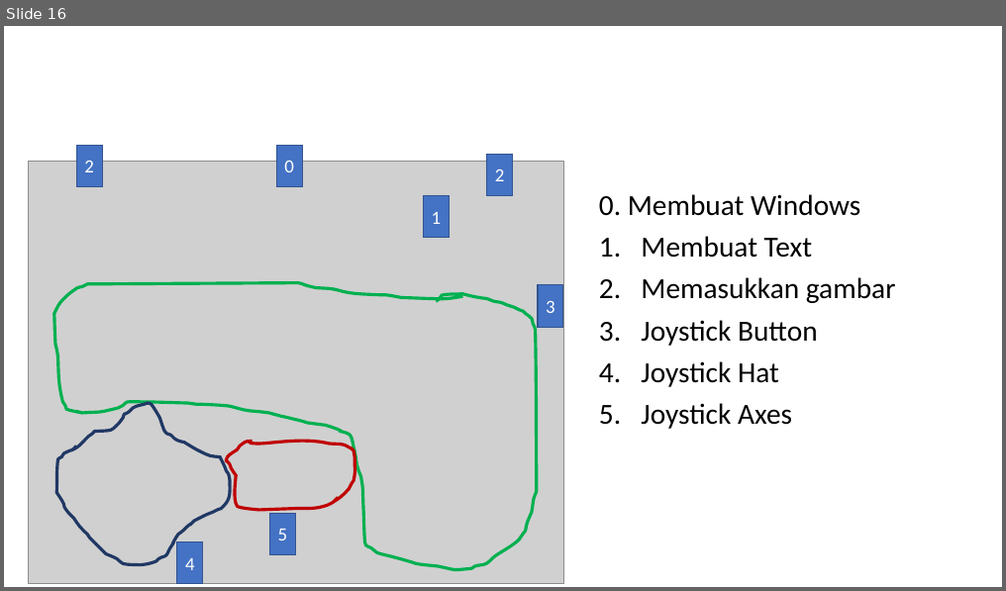
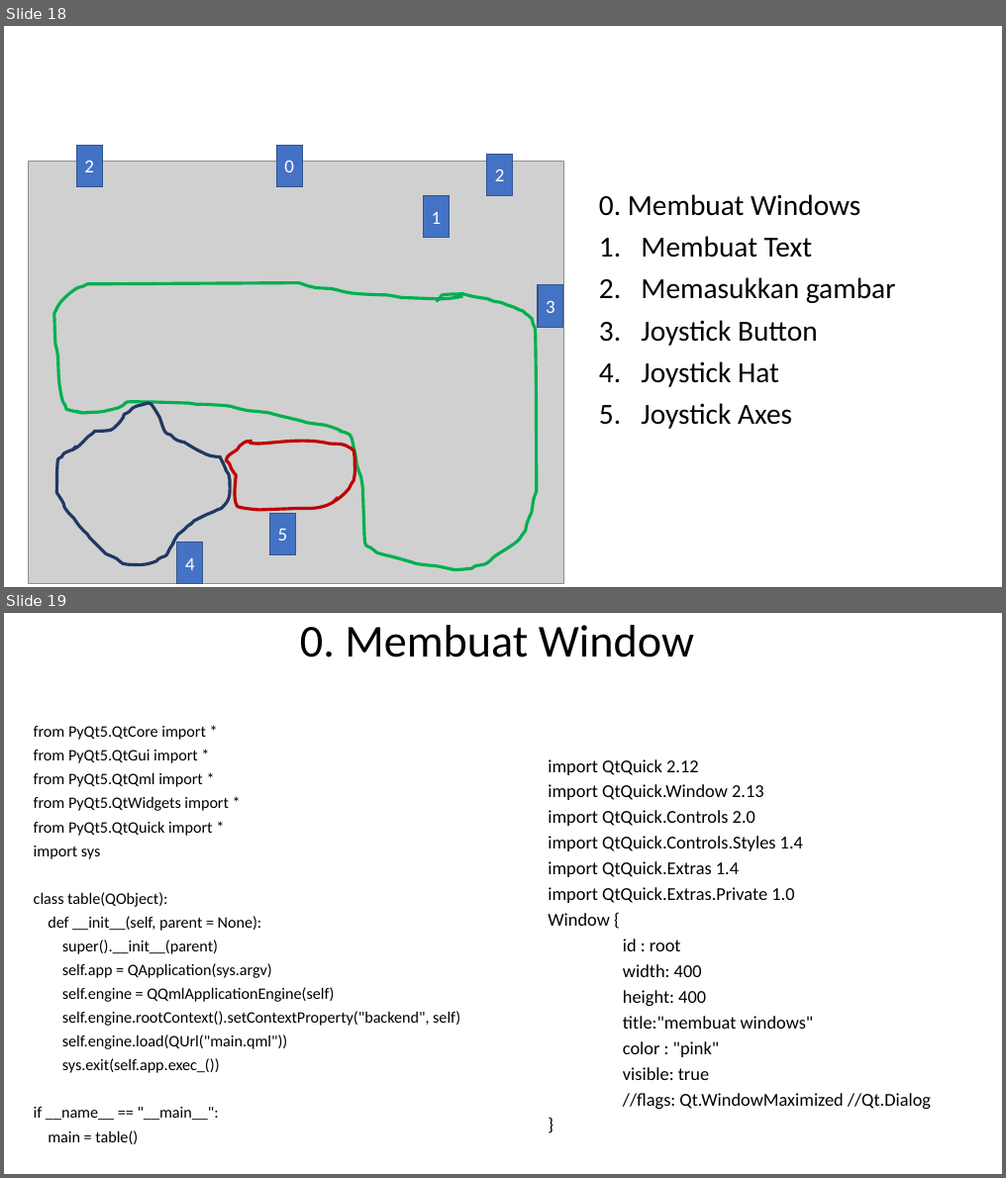
Before and after one commit to muhammadhusni777/Ardumeka-Pygame, a slide deck: Presentasi.pptx. Shown one above the other, each under a label of ours: slide 16 before the commit, slides 18 and 19 after it. The pictures are 1006x591 and 1006x1178 pixels, drawn with LibreOffice and Linux fonts; fonts in the diff are those of the drawing; grey boxes stand for pictures. Boxes give left, top, right and bottom in pixels: in the first picture for what was removed or moved away, otherwise in the second. Text is boxed around its words. In the diff, an @@ line names an element or a change of style, - is before the commit and + after.

```diff
--- a/Presentasi.pptx
+++ b/Presentasi.pptx
@@ slide 19 added at <box>4,613,1002,1174</box>, background #FFFFFF @@
@@ title added at <box>300,625,694,658</box>, 44 pt, text #000000 @@
+0. Membuat Window
@@ text added at <box>34,726,460,1145</box>, 15.4 pt, text #000000 @@
+from PyQt5.QtCore import *
+from PyQt5.QtGui import *
+from PyQt5.QtQml import *
+from PyQt5.QtWidgets import *
+from PyQt5.QtQuick import *
+import sys
+class table(QObject):
+def __init__(self, parent = None):
+super().__init__(parent)
+self.app = QApplication(sys.argv)
+self.engine = QQmlApplicationEngine(self)
+self.engine.rootContext().setContextProperty("backend", self)
+self.engine.load(QUrl("main.qml"))
+sys.exit(self.app.exec_())
+if __name__ == "__main__":
+main = table()
@@ text added at <box>548,760,931,1109</box>, 17.5 pt, text #000000 @@
+import QtQuick 2.12
+import QtQuick.Window 2.13
+import QtQuick.Controls 2.0
+import QtQuick.Controls.Styles 1.4
+import QtQuick.Extras 1.4
+import QtQuick.Extras.Private 1.0
+Window {
+id : root
+width: 400
+height: 400
+title:"membuat windows"
+color : "pink"
+visible: true
+//flags: Qt.WindowMaximized //Qt.Dialog
+}
@@ what was slide 16 is now slide 18 @@
```
Also in this commit, not shown: 7 slides changed, 12 other slides added, 1 slide removed, 6 other files.
